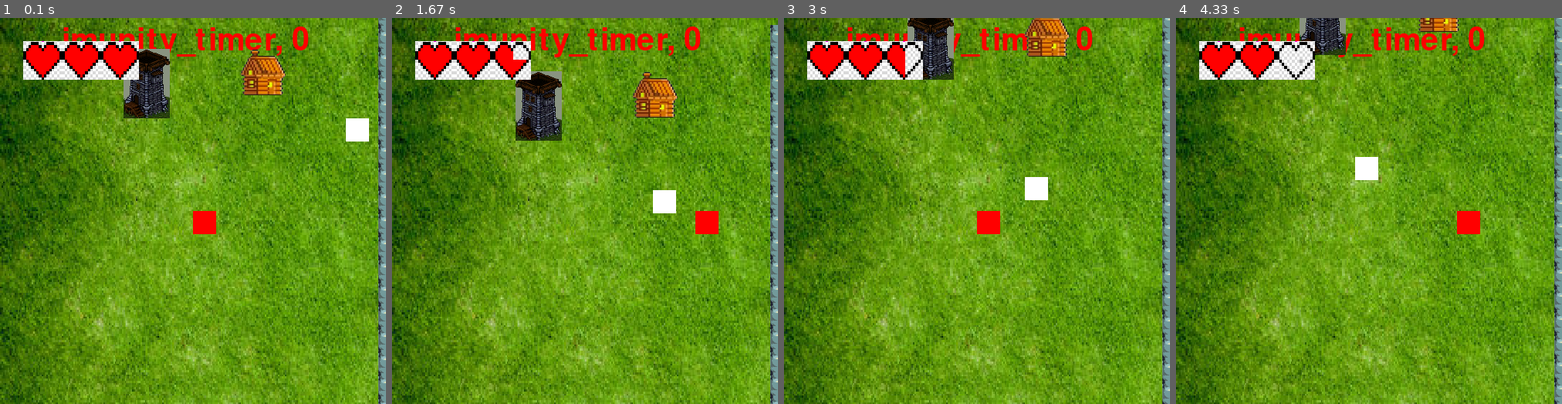
Above: before the commit, frames 1-4 (left to right).
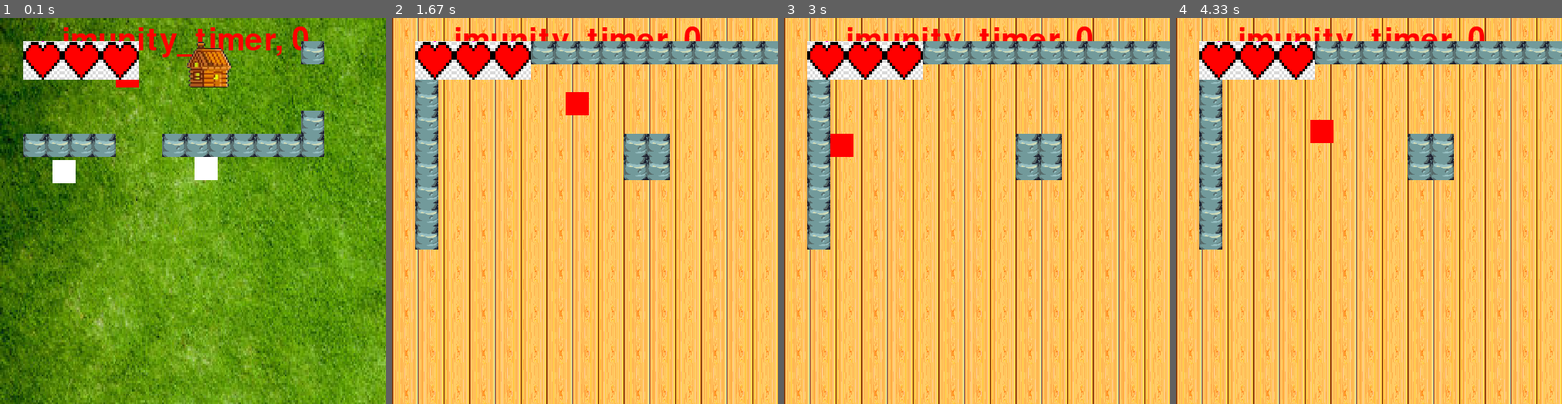
Above: after the commit, the same moments.

Repository: Doogi789/2d_spill
Game: pygame game, started from spill.py
The game is run twice, just before and just after one commit, with the same random seed, the same clock (stepped at 60 frames per second) and the same inputs.
Inputs:
- Up to frame 1 (0.1 s): no input
- Up to frame 2 (1.67 s): hold D 0.33-0.8 s; hold W 0.83-1.13 s; hold D 1.17-1.63 s
- Up to frame 3 (3 s): hold A 1.67-2.2 s; hold S 2.23-2.53 s; hold A 2.57-2.97 s
- Up to frame 4 (4.33 s): hold W 3-3.37 s; hold D 3.4-4.03 s; hold S from 4.07 s (still down)

The runs differ from the first frame. In frame 1, 12% of the frame differs, in the area x 6-100%, y 0-100%; in frame 2, 96%; in frame 3, 97%; in frame 4, 97%, in the area x 0-100%, y 0-100%.

Commit message:
collision fungsjon for å ikke repedetiv kode

Diff:
--- a/spill.py
+++ b/spill.py
@@ -48,6 +48,24 @@
         y -= force
 
     return (x, y)
+
+
+def collision(obj, rect, x, y):
+    dx = rect.centerx - obj.rect.centerx
+    dy = rect.centery - obj.rect.centery
+
+    if abs(dx) > abs(dy):
+        if dx > 0:
+            rect.x = obj.rect.right
+        else:
+            rect.x = obj.rect.left - rect.width
+    else:
+        if dy > 0:
+            rect.y = obj.rect.bottom
+        else:
+            rect.y = obj.rect.top - rect.height
+
+    return rect.x, rect.y
 
 
 class Nothing(pygame.sprite.Sprite):
@@ -180,23 +198,13 @@
         for obj in objects:
             if isinstance(obj, (Chest, Tower, House)):
                 if self.rect.colliderect(obj.rect):
-                    dx = self.rect.centerx - obj.rect.centerx
-                    dy = self.rect.centery - obj.rect.centery
-
-                    if abs(dx) > abs(dy):
-                        if dx > 0:
-                            self.x = obj.rect.right
-                        else:
-                            self.x = obj.rect.left - self.rect.width
-                    else:
-                        if dy > 0:
-                            self.y = obj.rect.bottom
-                        else:
-                            self.y = obj.rect.top - self.rect.height
+                    self.x, self.y = collision(obj, self.rect, self.x, self.y)
+
             if isinstance(obj, (Wall)):
                 if self.rect.colliderect(obj.rect):
                     self.target_y = randint(0, WORLD_HEIGHT - self.height)
                     self.target_x = randint(0, WORLD_WIDTH - self.width)
+                    self.x, self.y = collision(obj, self.rect, self.x, self.y)
 
             if isinstance(obj, (PlayerSword)):
                 if self.rect.colliderect(obj.rect):
@@ -388,16 +396,13 @@
 
     __repr__ = __str__
 
-    def update_life(self, objects):
+    def update_life(self, objects, game):
         for obj in objects:
             if isinstance(obj, Enemy):
                 if self.rect.colliderect(obj.rect) and not game.player_imunity:
                     game.player_imunity = True
                     # print(self, "collided with", obj)
-                    (
-                        self.x,
-                        self.y,
-                    ) = knockback(obj, self.x, self.y)
+                    self.x, self.y = knockback(obj, self.x, self.y)
 
                     if obj not in self.colliding:
                         self.hearts.decrease()
@@ -409,6 +414,7 @@
 
             if isinstance(obj, Chest):
                 if self.rect.colliderect(obj.rect):
+                    self.x, self.y = collision(obj, self.rect, self.x, self.y)
                     # print(self, "collidedage.get_rect with ", obj)
 
                     if obj not in self.colliding:
@@ -450,31 +456,19 @@
         for obj in objects:
             if isinstance(obj, (Wall, Nothing)):
                 if self.rect.colliderect(obj.rect):
-                    dx = self.rect.centerx - obj.rect.centerx
-                    dy = self.rect.centery - obj.rect.centery
-
-                    if abs(dx) > abs(dy):
-                        if dx > 0:
-                            self.x = obj.rect.right
-                        else:
-                            self.x = obj.rect.left - self.rect.width
-                    #  print(self, "collided with ", obj)
-                    else:
-                        if dy > 0:
-                            self.y = obj.rect.bottom
-                        else:
-                            self.y = obj.rect.top - self.rect.height
-                    # print(self, "collided with ", obj)
+                    self.x, self.y = collision(obj, self.rect, self.x, self.y)
 
             elif isinstance(obj, Tower):
                 if self.rect.colliderect(obj.rect):
                     # print(self, "collided with", obj)
                     game.new_background_tower = True
+                    self.x, self.y = collision(obj, self.rect, self.x, self.y)
 
             elif isinstance(obj, House):
                 if self.rect.colliderect(obj.rect):
                     # print(self, "collided with", obj)
                     game.new_background_house = True
+                    self.x, self.y = collision(obj, self.rect, self.x, self.y)
 
             # print(self, "collided with ", obj)
 
@@ -534,7 +528,7 @@
         self.imunity_timer = 0
 
     def create_world(self, name: str):
-        kart = open(name, "r")
+        kart = open(name, "r", encoding="utf-8")
         x = 0
         y = 0
         player = None
@@ -644,7 +638,7 @@
         for enemy in self.enemies:
             enemy.update_pose(self.all_objects, self.player.x, self.player.y)
 
-        self.player.update_life(self.all_objects)
+        self.player.update_life(self.all_objects, game)
         self.player.update_pose(self.all_objects, game)
 
         self.sword.update_pos(self.player)
--- a/world.map
+++ b/world.map
@@ -1,13 +1,13 @@
-................................X
-.......XXXXXXX..................X
-.......XC....X.......T....H.....X
-.......X.....X..................X
-XXXXXXXXXXX..X..................X
+.......H....X........................X
+....P...........................X
+.....................T....H.....X
+............X...................X
+XXXX..XXXXXXX...................X
 .E.....E.......................EX
 ................................X
 ................................X
 ................................X
-........................P.......X
+................................X
 ................................X
 ................................X
 ................................X
